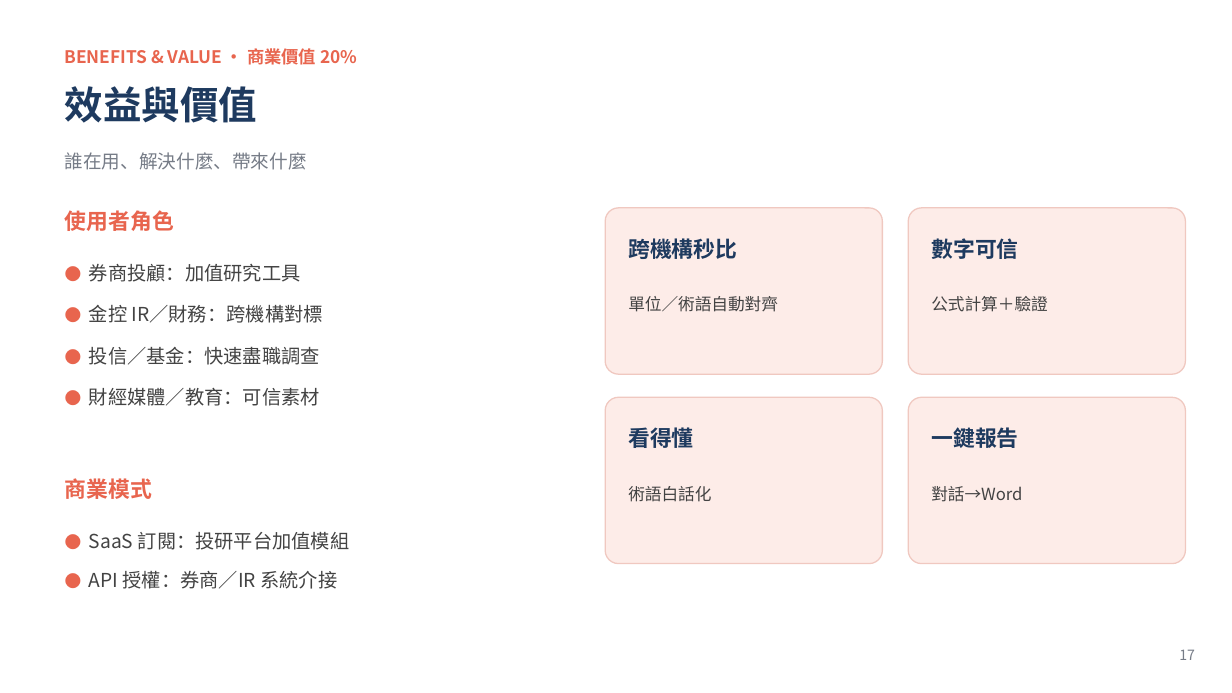
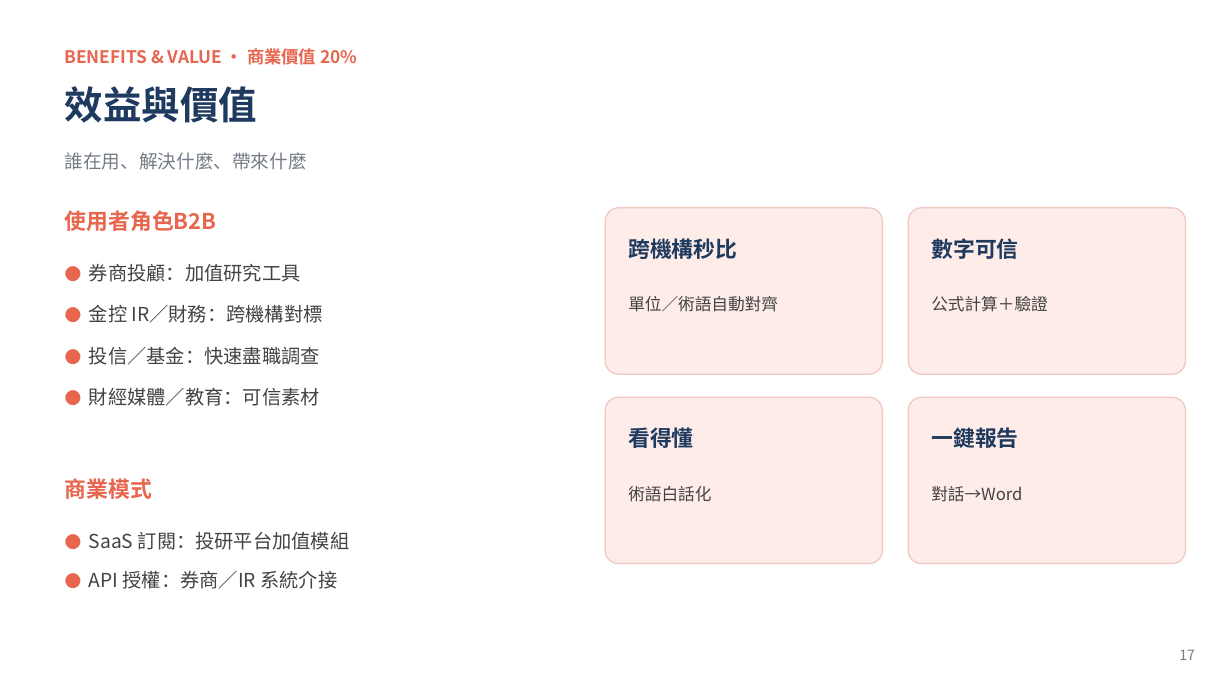
Before and after one commit to WangChiaChen/hybrid-rag-project, a slide deck: slide 20 of 比賽簡報_升級版.pptx (slide 17 before the commit). Drawn at 1232x693 pixels with LibreOffice and Linux fonts; fonts in the diff are those of the drawing. Boxes give left, top, right and bottom in pixels: in the first picture for what was removed or moved away, otherwise in the second. Text is boxed around its words. In the diff, an @@ line names an element or a change of style, - is before the commit and + after.

```diff
--- a/比賽簡報_升級版.pptx
+++ b/比賽簡報_升級版.pptx
@@ text at bbox=[65, 210, 217, 231]: text changed @@
-使用者角色
+使用者角色B2B
```
Also in this commit, not shown: 3 other slides changed, 3 slides added, 1 other file.
